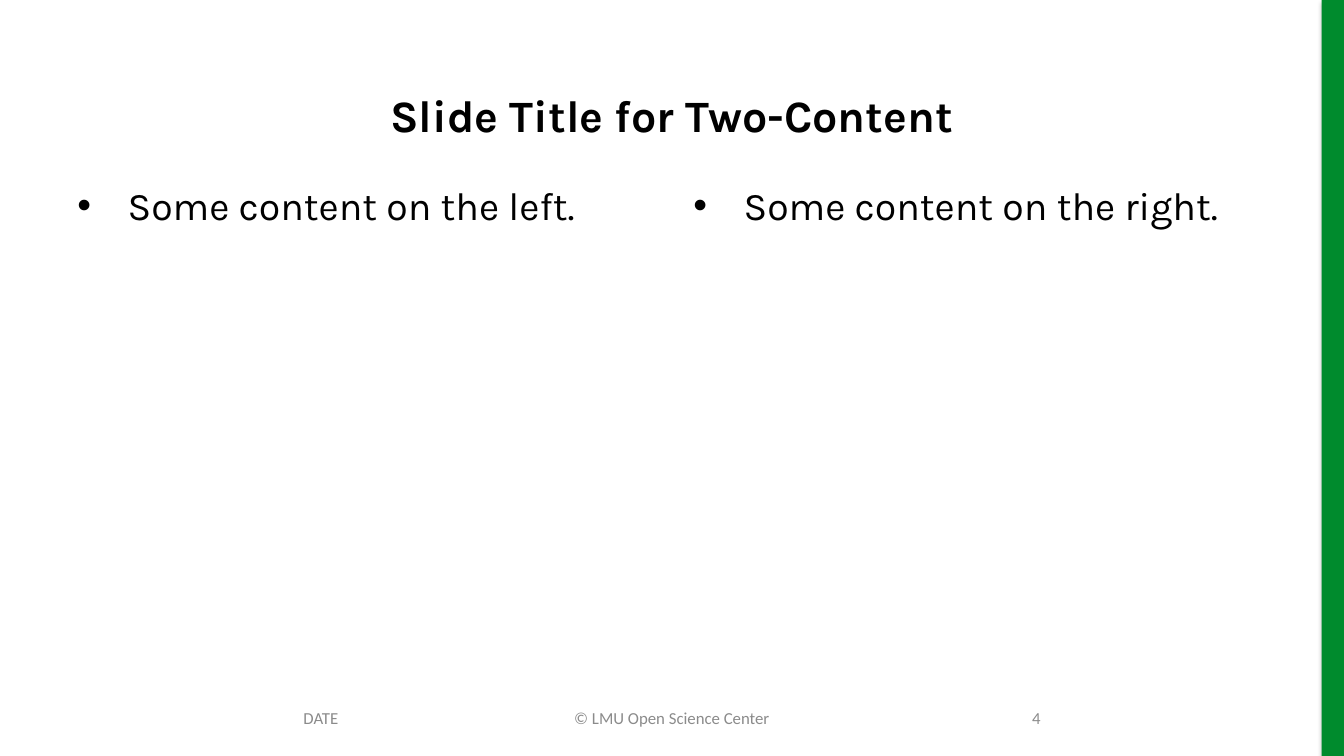
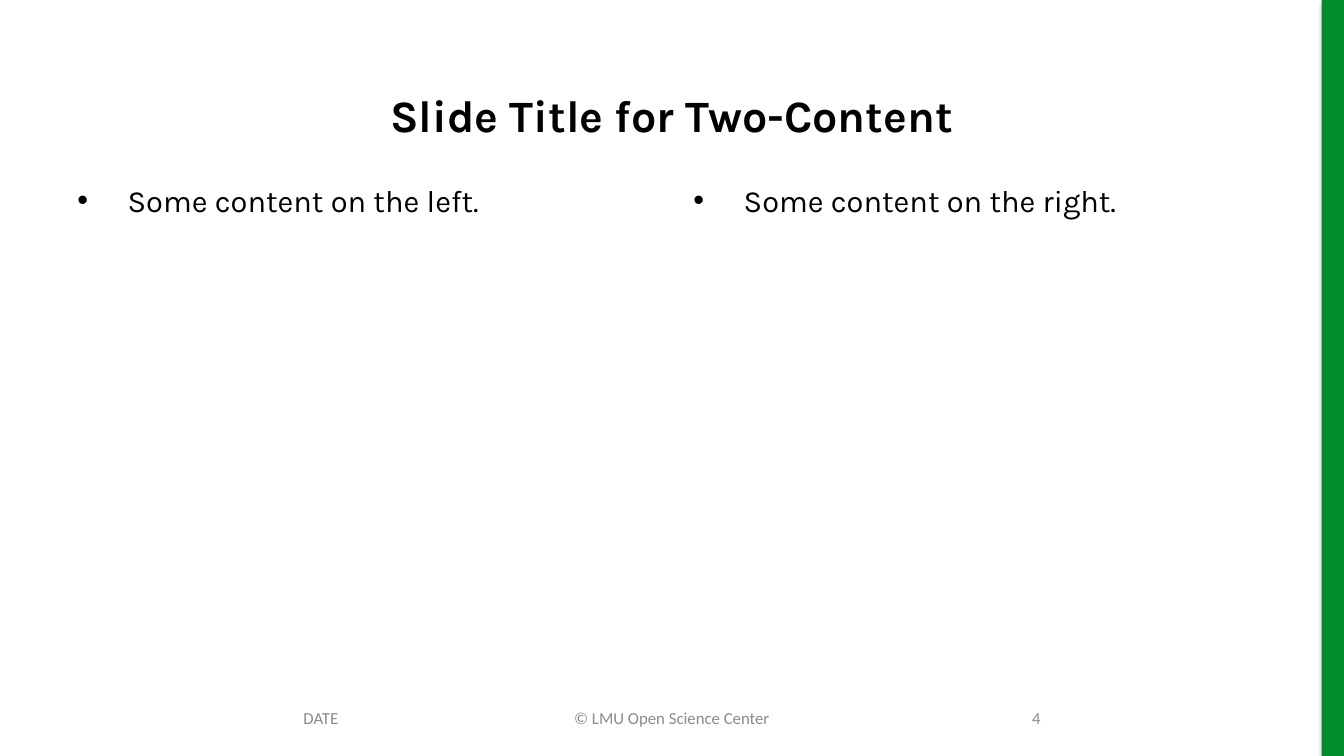
Before and after one commit to lmu-osc/slides-zenodo, a slide deck: slide 4 of working-template.pptx. Drawn at 1344x756 pixels with LibreOffice and Linux fonts; fonts in the diff are those of the drawing; background and template pictures are left out. Boxes give left, top, right and bottom in pixels: in the first picture for what was removed or moved away, otherwise in the second. Text is boxed around its words. In the diff, an @@ line names an element or a change of style, - is before the commit and + after.

Commit message:
Update some font sizing differences

```diff
--- a/working-template.pptx
+++ b/working-template.pptx
@@ text "Some content on the left." at <box>128,191,479,213</box>: size 28 to 22 pt; less space between paragraphs @@
@@ text "Some content on the right." at <box>744,191,1116,219</box>: size 28 to 22 pt; less space between paragraphs @@
```
